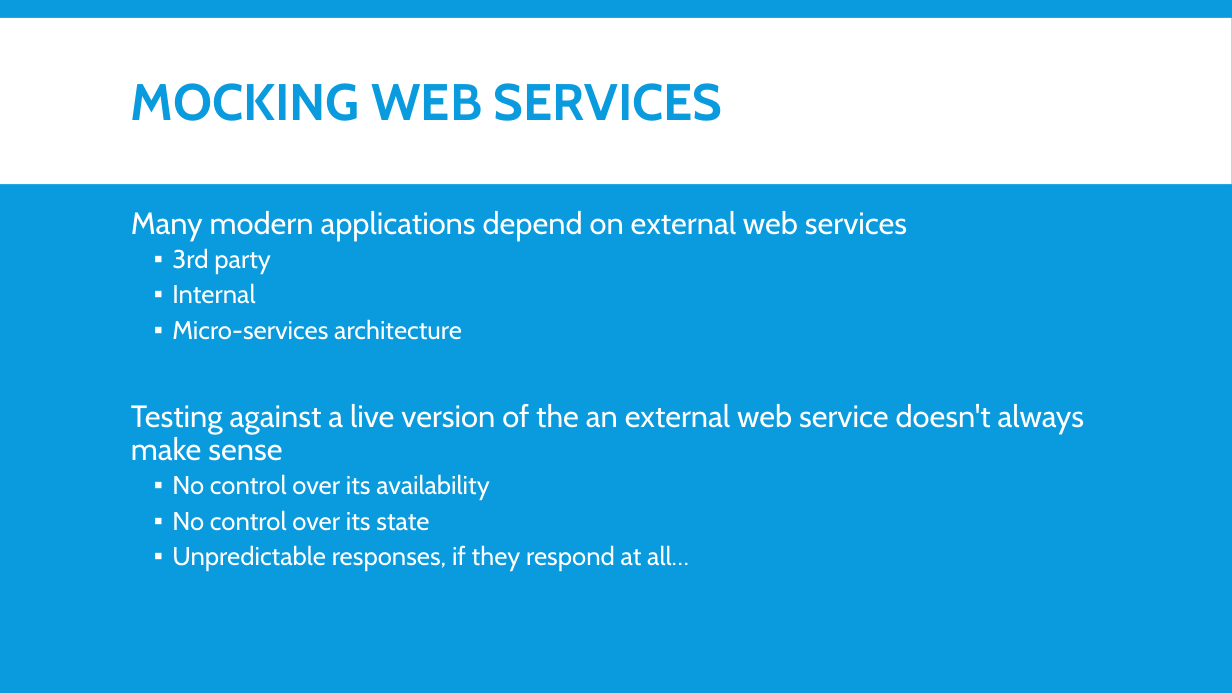
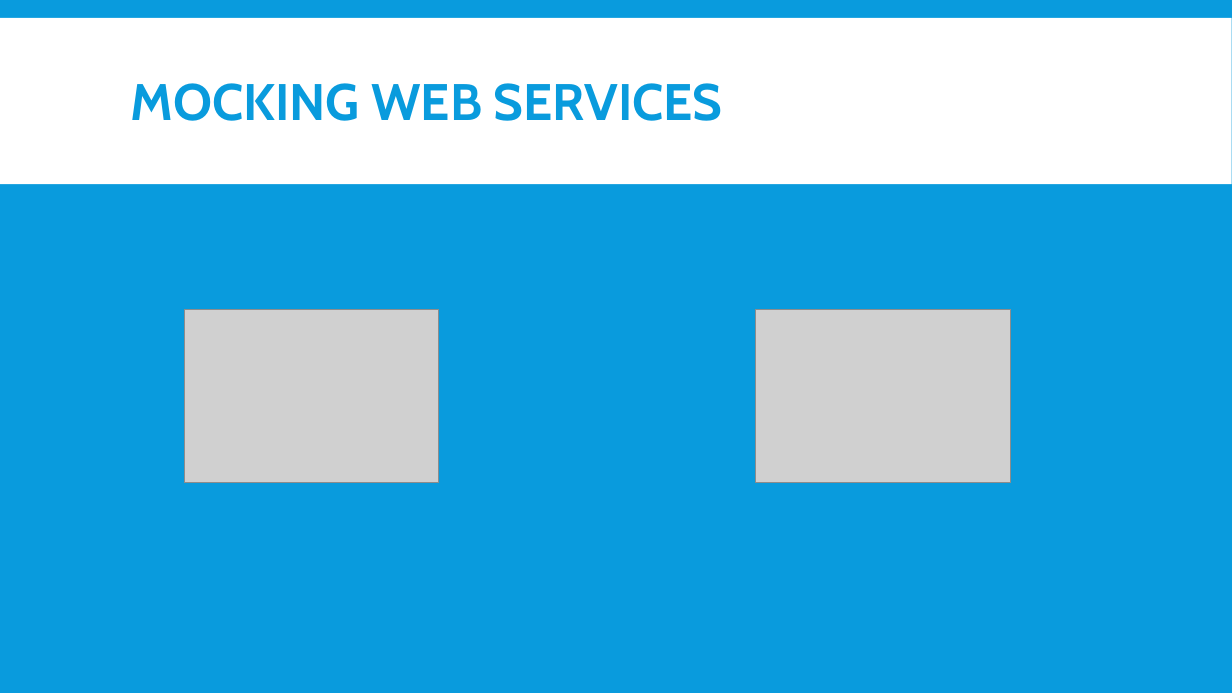
Before and after one commit to nickebbitt/wiremock-examples, a slide deck: slide 6 of wiremock-slides.pptx. Drawn at 1232x693 pixels with LibreOffice and Linux fonts; fonts in the diff are those of the drawing; grey boxes stand for pictures. Boxes give left, top, right and bottom in pixels: in the first picture for what was removed or moved away, otherwise in the second. Text is boxed around its words. In the diff, an @@ line names an element or a change of style, - is before the commit and + after.

```diff
--- a/wiremock-slides.pptx
+++ b/wiremock-slides.pptx
@@ text removed at (x1=131, y1=211, x2=1084, y2=571) @@
-Many modern applications depend on external web services
-  ▪ 3rd party
-  ▪ Internal
-  ▪ Micro-services architecture
-Testing against a live version of the an external web service doesn't always make sense
-  ▪ No control over its availability
-  ▪ No control over its state
-  ▪ Unpredictable responses, if they respond at all…
@@ picture added at (x1=184, y1=310, x2=439, y2=483) @@
@@ picture added at (x1=756, y1=310, x2=1011, y2=483) @@
```
Also in this commit, not shown: 6 other slides changed, 3 slides added, 1 slide removed, 3 other files.
